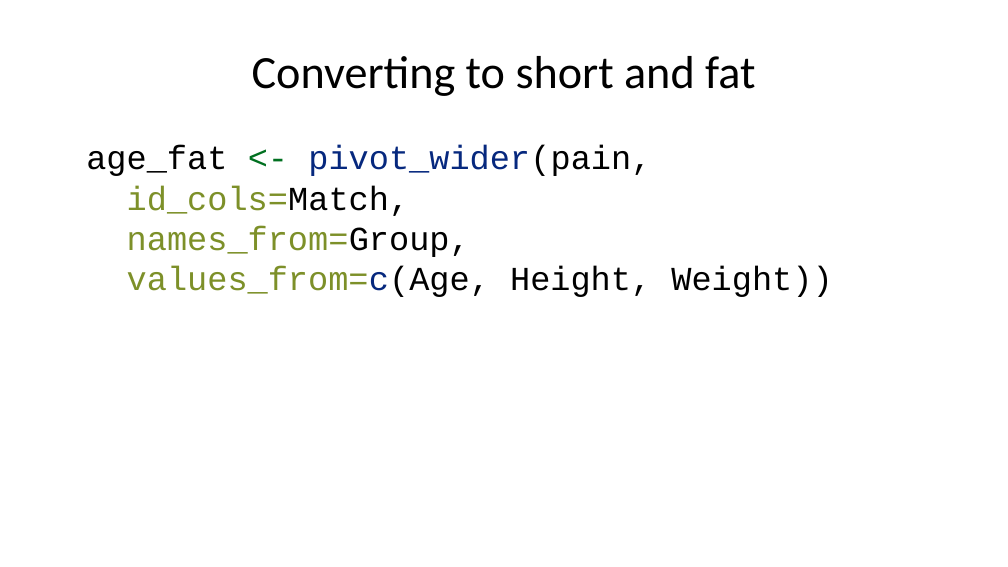
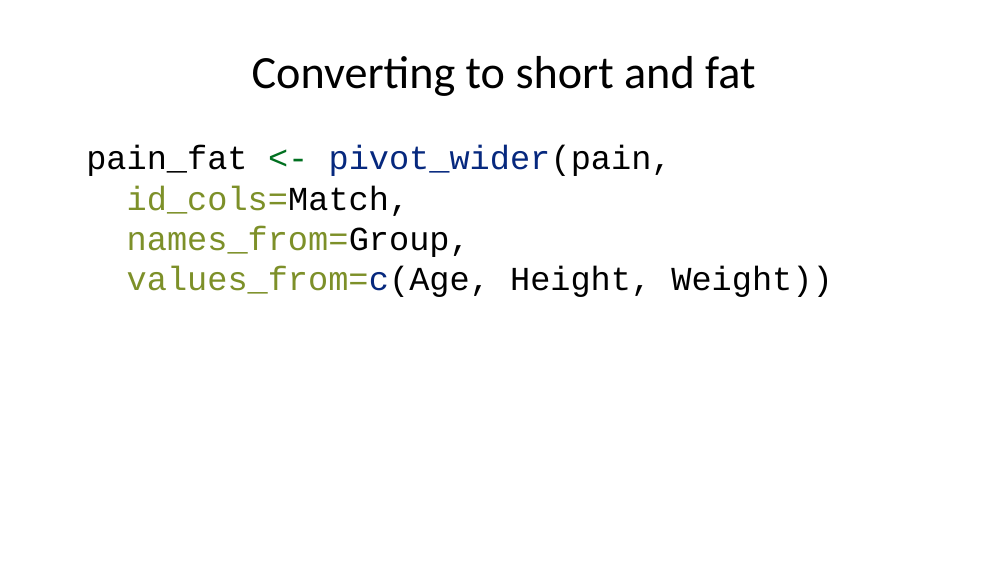
Before and after one commit to pmean/classes, a slide deck: slide 38 of introduction-to-r/results/v06-slides-and-speaker-notes.pptx. Drawn at 1008x567 pixels with LibreOffice and Linux fonts; fonts in the diff are those of the drawing. Boxes give left, top, right and bottom in pixels: in the first picture for what was removed or moved away, otherwise in the second. Text is boxed around its words. In the diff, an @@ line names an element or a change of style, - is before the commit and + after.

```diff
--- a/introduction-to-r/results/v06-slides-and-speaker-notes.pptx
+++ b/introduction-to-r/results/v06-slides-and-speaker-notes.pptx
@@ text at (86,145,832,297): text changed @@
-age_fat <- pivot_wider(pain,
-id_cols=Match,
-names_from=Group,
-values_from=c(Age, Height, Weight))
+pain_fat <- pivot_wider(pain,
+id_cols=Match,
+names_from=Group,
+values_from=c(Age, Height, Weight))
```
Also in this commit, not shown: 5 other slides changed, 5 slides added, 3 slides removed, 3 other files.
